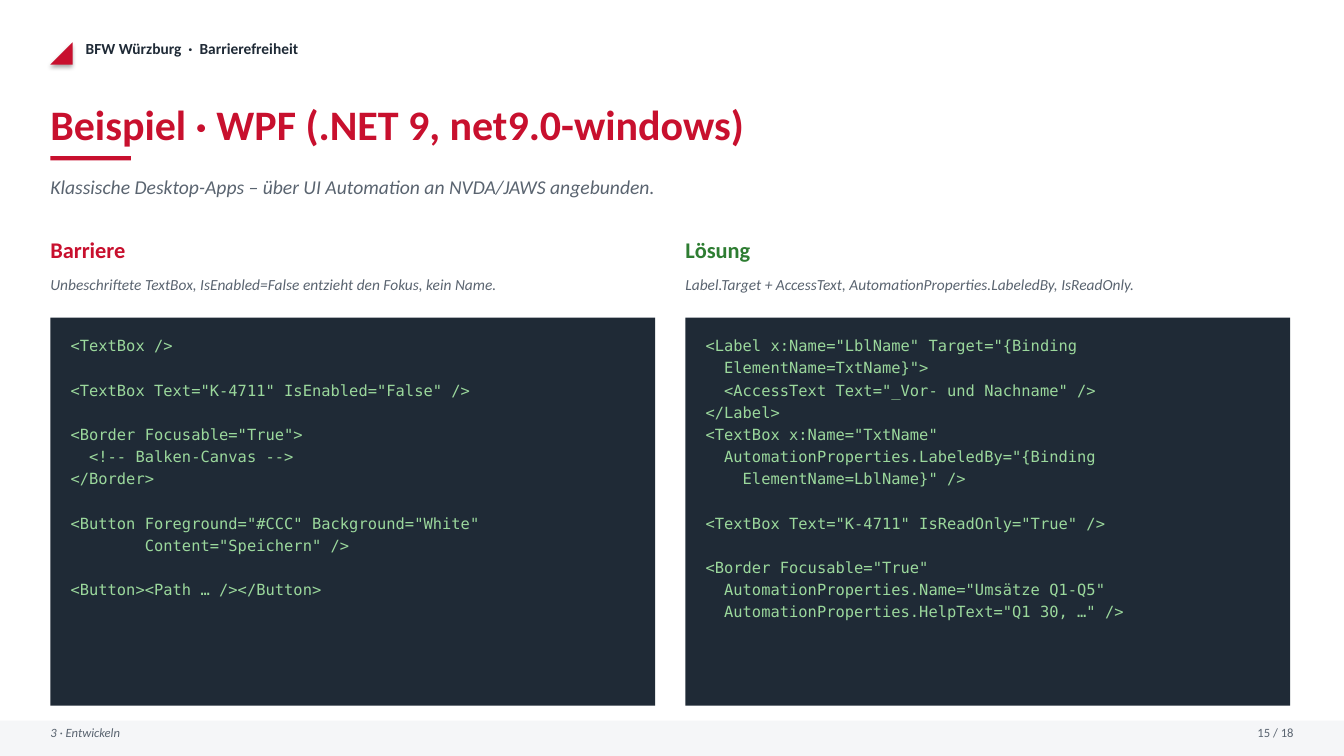
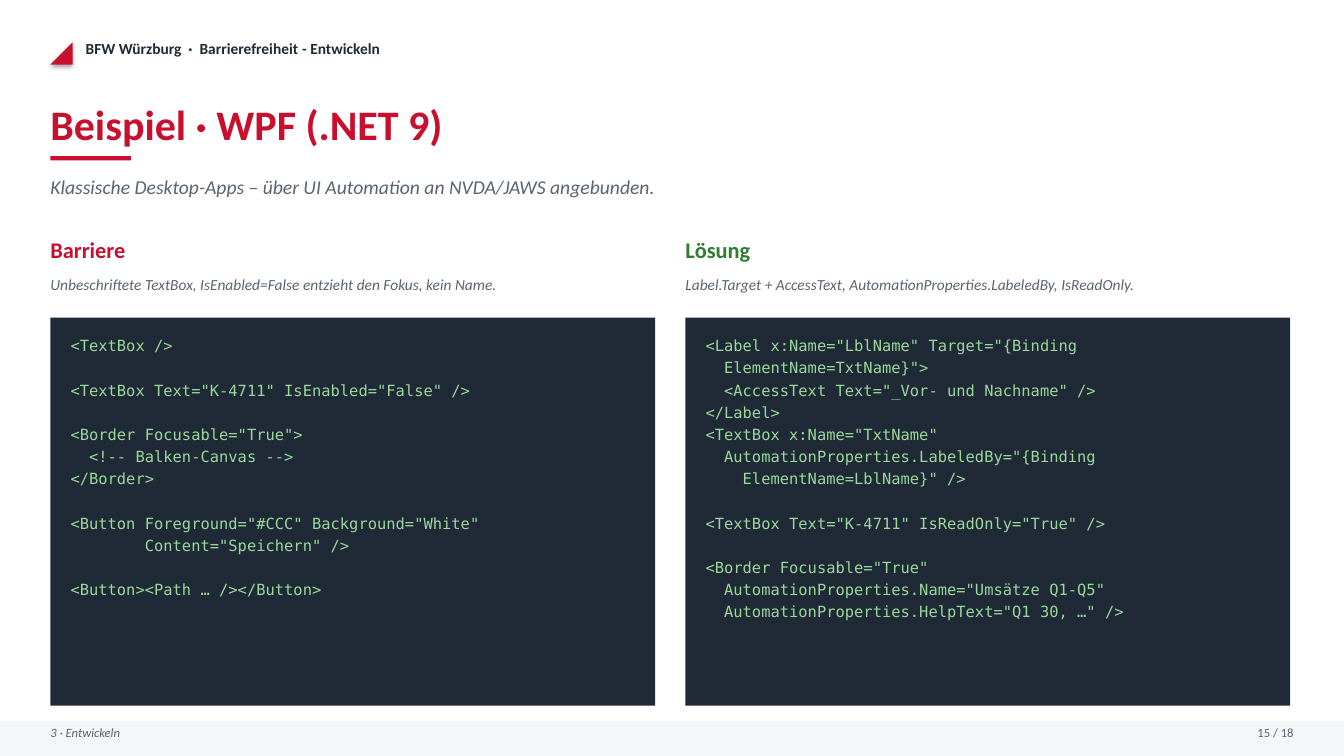
Before and after one commit to EH-BFW/BarrierefreiheitsDemos, a slide deck: slide 12 of Praesentation_Barrierefreiheit.pptx (slide 14 before the commit). Drawn at 1344x756 pixels with LibreOffice and Linux fonts; fonts in the diff are those of the drawing. Boxes give left, top, right and bottom in pixels: in the first picture for what was removed or moved away, otherwise in the second. Text is boxed around its words. In the diff, an @@ line names an element or a change of style, - is before the commit and + after.

```diff
--- a/Praesentation_Barrierefreiheit.pptx
+++ b/Praesentation_Barrierefreiheit.pptx
@@ text at (x1=86, y1=43, x2=380, y2=57): text changed @@
-BFW Würzburg · Barrierefreiheit
+BFW Würzburg · Barrierefreiheit - Entwickeln
@@ text at (x1=50, y1=109, x2=442, y2=147): text changed @@
-Beispiel · WPF (.NET 9, net9.0-windows)
+Beispiel · WPF (.NET 9)
```
Also in this commit, not shown: 15 other slides changed, 2 slides added, 3 slides removed, 7 other files.
